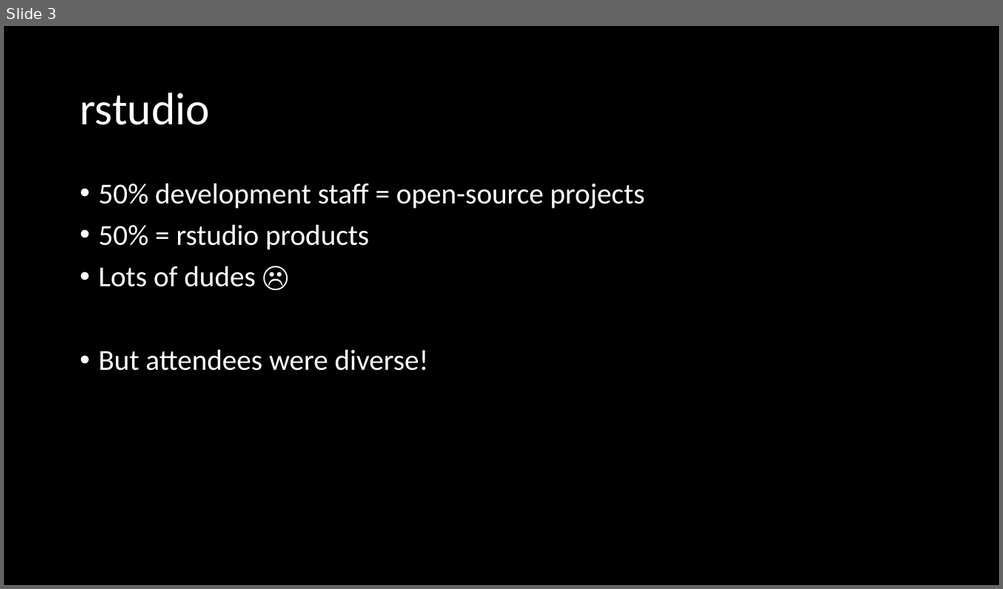
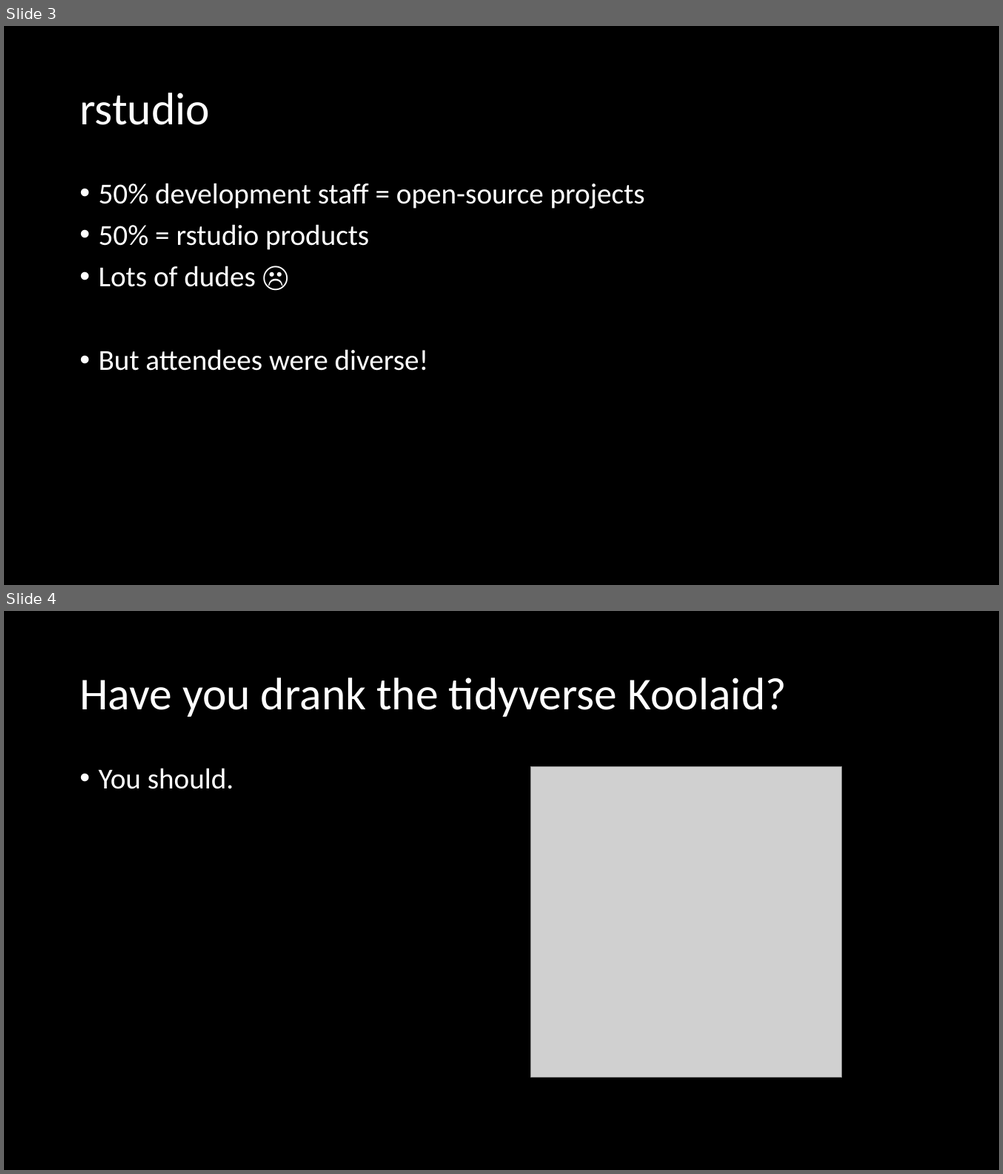
Before and after one commit to Rgronomists/2019Spring_M01_RStudioConf, a slide deck: presentation.pptx. Shown one above the other, each under a label of ours: slide 3 before the commit, slides 3 and 4 after it. The pictures are 1003x589 and 1003x1174 pixels, drawn with LibreOffice and Linux fonts; fonts in the diff are those of the drawing; grey boxes stand for pictures. Boxes give left, top, right and bottom in pixels: in the first picture for what was removed or moved away, otherwise in the second. Text is boxed around its words. In the diff, an @@ line names an element or a change of style, - is before the commit and + after.

```diff
--- a/presentation.pptx
+++ b/presentation.pptx
@@ slide 4 added at bbox=[4, 611, 999, 1170], background #000000 @@
@@ title added at bbox=[79, 678, 785, 717], 44 pt, text #FFFFFF @@
+Have you drank the tidyverse Koolaid?
@@ text added at bbox=[99, 768, 233, 789], 28 pt, text #FFFFFF @@
+• You should.
@@ picture added at bbox=[531, 767, 842, 1078] @@
```
Also in this commit, not shown: 1 slide changed, 12 other slides added, 2 slides removed.
